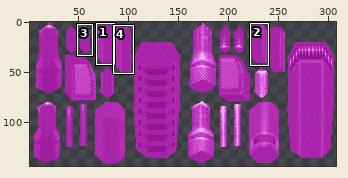
Edited in one commit: sprite sheet (qw/textures/models/g_light_0.png). Above: a wide view before the commit, with the close-up outlined.
Close-up. Earlier state:
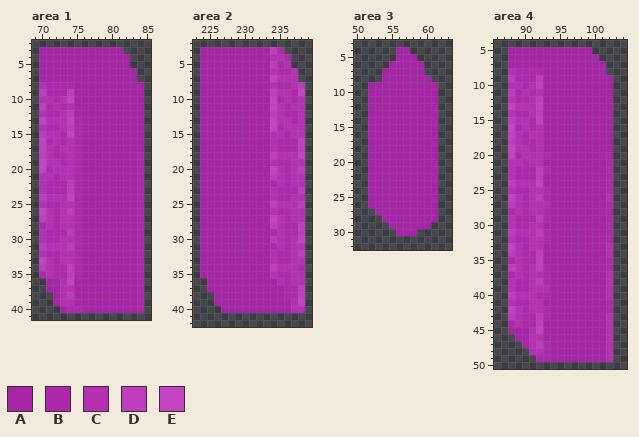
The file is 308x144 pixels. Colours within 5 levels of each other are drawn and written as one. Shown: area 1: x 69..85, y 2..41; area 2: x 223..239, y 2..42; area 3: x 50..63, y 3..32; area 4: x 86..104, y 4..50. The wide view leaves out empty margins. The commit also changed other parts of the picture, which this record leaves out.
Palette (. is transparent): A #a723a7  B #ad28ad  C #b530b5  D #bf3cbf  E #c443c4
After:
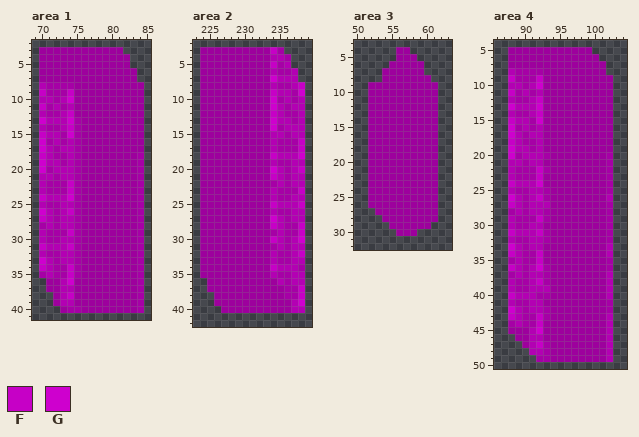
Colours new in this view: F #c600c6  G #ce00ce
From old to new:
@@ palette @@
-A #a723a7
+A #9d009d
-B #ad28ad
+B #a600a6
-C #b530b5
+C #b300b3
--- area 1
@@ x 69..76 @@
  8 .CBBBBAA
- 9 .DBBBDAA
-10 .CCBCEAA
-11 .DBCBCAA
-12 .CBBCDAA
-13 .ECCCEBA
-14 .CBBCDBA
-15 .DCCBEBA
-16 .EBCBCBA
-17 .ECBCCBA
-18 .DCBBCBA
-19 .ECCBCBA
-20 .EBCCCBA
+ 9 .FBBBFAA
+10 .CCBCGAA
+11 .FBCBCAA
+12 .CBBCFAA
+13 .GCCCGBA
+14 .CBBCFBA
+15 .FCCBGBA
+16 .GBCBCBA
+17 .GCBCCBA
+18 .FCBBCBA
+19 .GCCBCBA
+20 .GBCCCBA
 21 .CCBCCBA
-22 .CBBBDBA
-23 .CBBBDBA
-24 .DCCCEBA
+22 .CBBBFBA
+23 .CBBBFBA
+24 .FCCCGBA
 25 .CBBCCBA
-26 .ECBCDBA
-27 .DCBCCBA
+26 .GCBCFBA
+27 .FCBCCBA
 28 .BCBCCBA
-29 .CBBBDBA
+29 .CBBBFBA
 30 .CBBCCBA
-31 .DCCCDBA
+31 .FCCCFBA
 32 .CBBCCBA
-33 .ECBCCBA
-34 .DCBBDBA
-35 .BCBBDBA
-36 ..AACEAA
+33 .GCBCCBA
+34 .FCBBFBA
+35 .BCBBFBA
+36 ..AACGAA
 37 ..AACCAA
-38 ...ACDAA
+38 ...ACFAA
 39 ...ACCAA
--- area 2
@@ x 232..239 @@
  2 ........
- 3 AADB....
+ 3 AAFB....
  4 AACCB...
- 5 AADBC...
+ 5 AAFBC...
  6 AACBBC..
- 7 AAECCC..
- 8 AACBBCD.
- 9 AADCCBE.
-10 AAEBCBC.
-11 AAECBCC.
-12 AADCBBC.
-13 AAECCBC.
-14 AAEBCCC.
+ 7 AAGCCC..
+ 8 AACBBCF.
+ 9 AAFCCBG.
+10 AAGBCBC.
+11 AAGCBCC.
+12 AAFCBBC.
+13 AAGCCBC.
+14 AAGBCCC.
 15 AACCBCC.
-16 AACBBBD.
-17 AACBBBD.
-18 AADCCCE.
+16 AACBBBF.
+17 AACBBBF.
+18 AAFCCCG.
 19 AACBBCC.
-20 AAECBCD.
-21 AADCBCC.
+20 AAGCBCF.
+21 AAFCBCC.
 22 AABCBCC.
-23 AACBBBD.
+23 AACBBBF.
 24 AACBBCC.
-25 AADCCCD.
+25 AAFCCCF.
 26 AACBBCC.
-27 AAECBCC.
-28 AADCBBD.
-29 AABCBBD.
-30 AADCBCE.
+27 AAGCBCC.
+28 AAFCBBF.
+29 AABCBBF.
+30 AAFCBCG.
 31 AABCBCC.
-32 AACBBCD.
+32 AACBBCF.
 33 AACBBCC.
-34 AADCCCB.
+34 AAFCCCB.
 35 AACBBCC.
 36 AAACBCC.
-37 AAAABBD.
-38 AAAABBD.
-39 AAAAACE.
+37 AAAABBF.
+38 AAAABBF.
+39 AAAAACG.
 40 AAAAACC.
--- area 4
@@ x 86..94 @@
  8 ..CBBBBAA
- 9 ..DBBBDAA
-10 ..CCBCEAA
-11 ..DBCBCAA
-12 ..CBBCDAA
-13 ..ECCCEAA
-14 ..CBBCDAA
-15 ..DCCBEAA
-16 ..EBCBCAA
-17 ..ECBCCAA
-18 ..DCBBCAA
-19 ..ECCBCAA
-20 ..EBCCCBA
+ 9 ..FBBBFAA
+10 ..CCBCGAA
+11 ..FBCBCAA
+12 ..CBBCFAA
+13 ..GCCCGAA
+14 ..CBBCFAA
+15 ..FCCBGAA
+16 ..GBCBCAA
+17 ..GCBCCAA
+18 ..FCBBCAA
+19 ..GCCBCAA
+20 ..GBCCCBA
 21 ..CCBCCAA
-22 ..CBBBDBA
-23 ..CBBBDAA
-24 ..DCCCEAA
+22 ..CBBBFBA
+23 ..CBBBFAA
+24 ..FCCCGAA
 25 ..CBBCCBA
-26 ..ECBCDBA
-27 ..DCBCCCA
+26 ..GCBCFBA
+27 ..FCBCCCA
 28 ..BCBCCBA
-29 ..CBBBDBA
+29 ..CBBBFBA
 30 ..CBBCCAA
-31 ..DCCCDBA
+31 ..FCCCFBA
 32 ..CBBCCBA
-33 ..ECBCCAA
-34 ..DCBBDAA
-35 ..BCBBDAA
-36 ..DCBCEBA
+33 ..GCBCCAA
+34 ..FCBBFAA
+35 ..BCBBFAA
+36 ..FCBCGBA
 37 ..BCBCCBA
-38 ..CBBCDBA
+38 ..CBBCFBA
 39 ..CBBCCCA
-40 ..DCCCBBA
+40 ..FCCCBBA
 41 ..CBBCCAA
-42 ..ECBCCBA
-43 ..DCBBDBA
-44 ..BCBBDAA
-45 ..AAACEAA
+42 ..GCBCCBA
+43 ..FCBBFBA
+44 ..BCBBFAA
+45 ..AAACGAA
 46 ...AACCAA
-47 ....ACDBA
+47 ....ACFBA
 48 .....CCBA
Boxes around the changes in both close-ups, in picture pixels (x1, y1, x2, y2):
changed: (39, 47, 144, 313)
changed: (200, 47, 305, 313)
changed: (368, 47, 438, 236)
changed: (508, 47, 613, 362)
